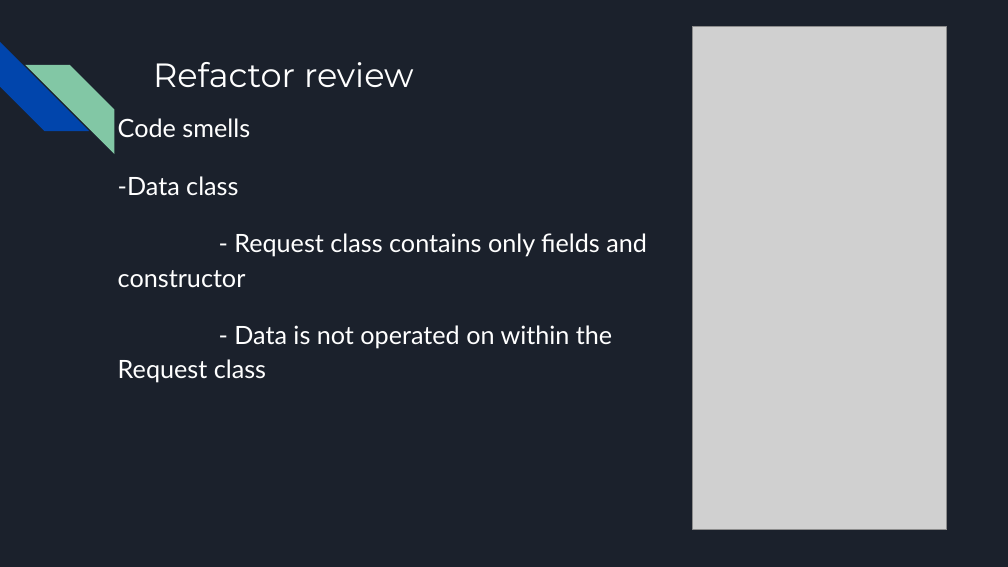
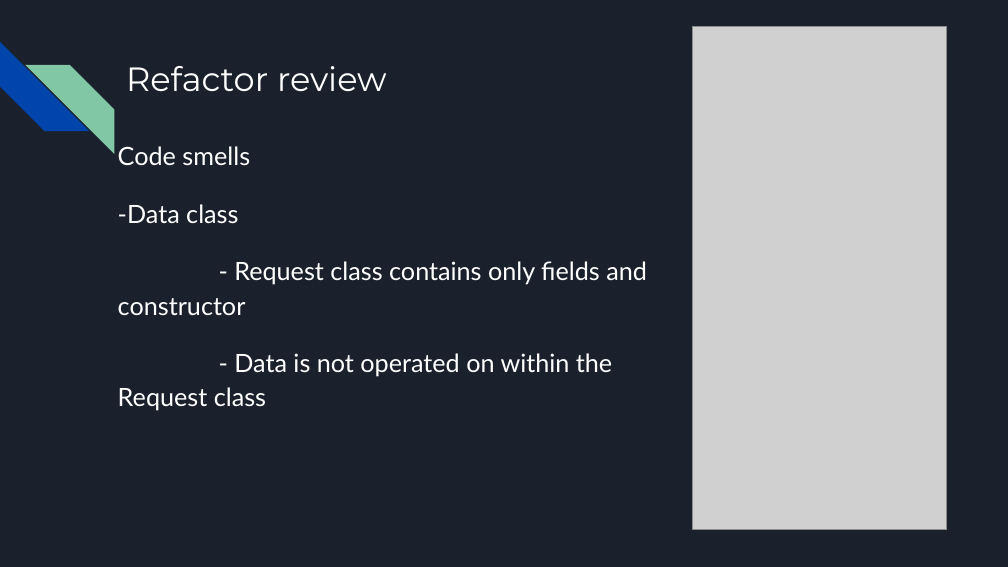
Before and after one commit to jaywmdenesik/ENSE-470-Group-Project, a slide deck: slide 21 of Milestone 7/ENSE 470, Milestone 7.pptx (slide 14 before the commit). Drawn at 1008x567 pixels with LibreOffice and Linux fonts; fonts in the diff are those of the drawing; grey boxes stand for pictures. Boxes give left, top, right and bottom in pixels: in the first picture for what was removed or moved away, otherwise in the second. Text is boxed around its words. In the diff, an @@ line names an element or a change of style, - is before the commit and + after.

```diff
--- a/Milestone 7/ENSE 470, Milestone 7.pptx
+++ b/Milestone 7/ENSE 470, Milestone 7.pptx
@@ title "Refactor review": place and size @@
-title "Refactor review" at (153,62,414,87)
+title "Refactor review" at (126,66,387,91)
@@ text "Code smells": place and size @@
-text "Code smells" at (118,118,647,383)
+text "Code smells" at (118,146,647,411)
```
Also in this commit, not shown: 5 other slides changed, 11 slides added, 4 slides removed.
